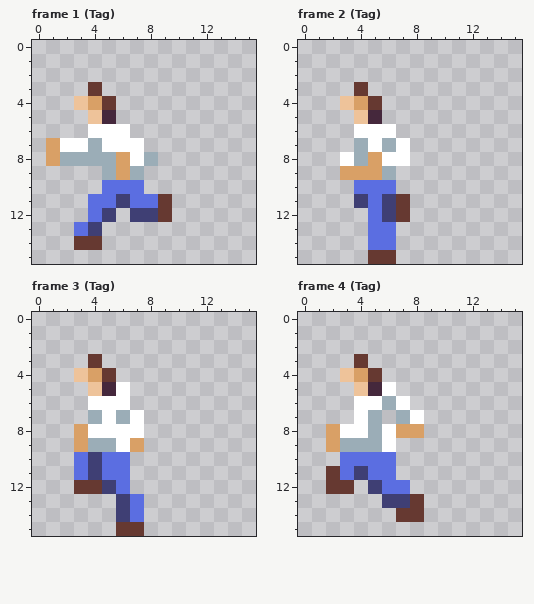
Two states of a pixel-art file, run.ase. That is the earlier state.
16x16 pixels, 8 frames. Shown: frame 1 (Tag), frame 2 (Tag), frame 3 (Tag), frame 4 (Tag). The commit also changed other frames, which this record leaves out.
After:
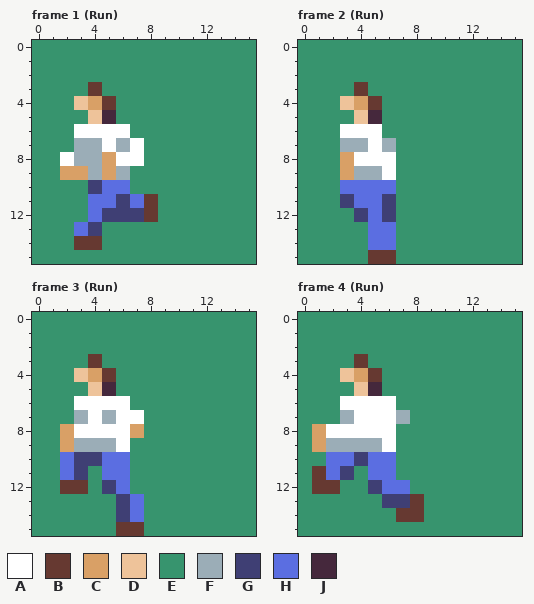
Palette (. is transparent): A #ffffff  B #663931  C #d9a066  D #eec39a  E #37946e  F #9badb7  G #3f3f74  H #5b6ee1  J #45283c
Log entry: but version of run sprite animation
The exact change:
layer "Layer 2" now shown
layer "Leg Copy" added
layer "Body" added
layer "Layer 1 Copy" removed
layer "Layer 3" removed
--- frame 1 (Run)
@@ x 0..15 @@
- 0 ................
- 1 ................
- 2 ................
- 3 ....B...........
- 4 ...DCB..........
- 5 ....DJ..........
- 6 ....AAA.........
- 7 .CAAFAAA........
- 8 .CFFFFCAF.......
- 9 .....FCF........
-10 .....HHH........
-11 ....HHGHHB......
-12 ....HG.GGB......
-13 ...HG...........
-14 ...BB...........
-15 ................
+ 0 EEEEEEEEEEEEEEEE
+ 1 EEEEEEEEEEEEEEEE
+ 2 EEEEEEEEEEEEEEEE
+ 3 EEEEBEEEEEEEEEEE
+ 4 EEEDCBEEEEEEEEEE
+ 5 EEEEDJEEEEEEEEEE
+ 6 EEEAAAAEEEEEEEEE
+ 7 EEEFFAFAEEEEEEEE
+ 8 EEAFFCAAEEEEEEEE
+ 9 EECCFCFEEEEEEEEE
+10 EEEEGHHEEEEEEEEE
+11 EEEEHHGHBEEEEEEE
+12 EEEEHGGGBEEEEEEE
+13 EEEHGEEEEEEEEEEE
+14 EEEBBEEEEEEEEEEE
+15 EEEEEEEEEEEEEEEE
--- frame 2 (Run)
@@ x 0..15 @@
- 0 ................
- 1 ................
- 2 ................
- 3 ....B...........
- 4 ...DCB..........
- 5 ....DJ..........
- 6 ....AAA.........
- 7 ....FAFA........
- 8 ...AFCAA........
- 9 ...CCCF.........
-10 ....HHH.........
-11 ....GHGB........
-12 .....HGB........
-13 .....HH.........
-14 .....HH.........
-15 .....BB.........
+ 0 EEEEEEEEEEEEEEEE
+ 1 EEEEEEEEEEEEEEEE
+ 2 EEEEEEEEEEEEEEEE
+ 3 EEEEBEEEEEEEEEEE
+ 4 EEEDCBEEEEEEEEEE
+ 5 EEEEDJEEEEEEEEEE
+ 6 EEEAAAEEEEEEEEEE
+ 7 EEEFFAFEEEEEEEEE
+ 8 EEECAAAEEEEEEEEE
+ 9 EEECFFAEEEEEEEEE
+10 EEEHHHHEEEEEEEEE
+11 EEEGHHGEEEEEEEEE
+12 EEEEGHGEEEEEEEEE
+13 EEEEEHHEEEEEEEEE
+14 EEEEEHHEEEEEEEEE
+15 EEEEEBBEEEEEEEEE
--- frame 3 (Run)
@@ x 0..15 @@
- 0 ................
- 1 ................
- 2 ................
- 3 ....B...........
- 4 ...DCB..........
- 5 ....DJA.........
- 6 ....AAA.........
- 7 ....FAFA........
- 8 ...CAAAA........
- 9 ...CFFAC........
-10 ...HGHH.........
-11 ...HGHH.........
-12 ...BBGH.........
-13 ......GH........
-14 ......GH........
-15 ......BB........
+ 0 EEEEEEEEEEEEEEEE
+ 1 EEEEEEEEEEEEEEEE
+ 2 EEEEEEEEEEEEEEEE
+ 3 EEEEBEEEEEEEEEEE
+ 4 EEEDCBEEEEEEEEEE
+ 5 EEEEDJEEEEEEEEEE
+ 6 EEEAAAAEEEEEEEEE
+ 7 EEEFAFAAEEEEEEEE
+ 8 EECAAAACEEEEEEEE
+ 9 EECFFFAEEEEEEEEE
+10 EEHGGHHEEEEEEEEE
+11 EEHGEHHEEEEEEEEE
+12 EEBBEGHEEEEEEEEE
+13 EEEEEEGHEEEEEEEE
+14 EEEEEEGHEEEEEEEE
+15 EEEEEEBBEEEEEEEE
--- frame 4 (Run)
@@ x 0..15 @@
- 0 ................
- 1 ................
- 2 ................
- 3 ....B...........
- 4 ...DCB..........
- 5 ....DJA.........
- 6 ....AAFA........
- 7 ....AF.FA.......
- 8 ..CAAFACC.......
- 9 ..CFFFA.........
-10 ...HHHH.........
-11 ..BHGHH.........
-12 ..BB.GHH........
-13 ......GGB.......
-14 .......BB.......
-15 ................
+ 0 EEEEEEEEEEEEEEEE
+ 1 EEEEEEEEEEEEEEEE
+ 2 EEEEEEEEEEEEEEEE
+ 3 EEEEBEEEEEEEEEEE
+ 4 EEEDCBEEEEEEEEEE
+ 5 EEEEDJEEEEEEEEEE
+ 6 EEEAAAAEEEEEEEEE
+ 7 EEEFAAAFEEEEEEEE
+ 8 ECAAAAAEEEEEEEEE
+ 9 ECFFFFAEEEEEEEEE
+10 EEHHGHHEEEEEEEEE
+11 EBHGEHHEEEEEEEEE
+12 EBBEEGHHEEEEEEEE
+13 EEEEEEGGBEEEEEEE
+14 EEEEEEEBBEEEEEEE
+15 EEEEEEEEEEEEEEEE
Where, in picture pixels (left, top, right, bottom), the same in both pictures:
changed: (32, 40, 256, 264)
changed: (298, 40, 522, 264)
changed: (32, 312, 256, 536)
changed: (298, 312, 522, 536)
